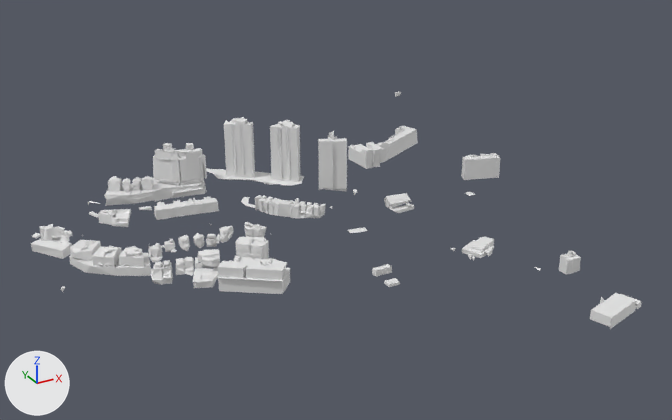
What one commit did to the glTF model assets/tiles/11-SW-11C/lod.glb.
Rendered twice from a camera (50 mm lens) standing at (-2163.0, -1877.0, 472.0) and looking at (-1739.0, -1107.0, 87.0). Arrows for +X, +Y and +Z are at lower left; the lights stay in place. The picture after the commit comes second. Where no turn or scale is listed for an object, it has been applied to the vertices. Vertices at exactly the same position are counted once.

The first picture shows 'buildings' and 1 more.
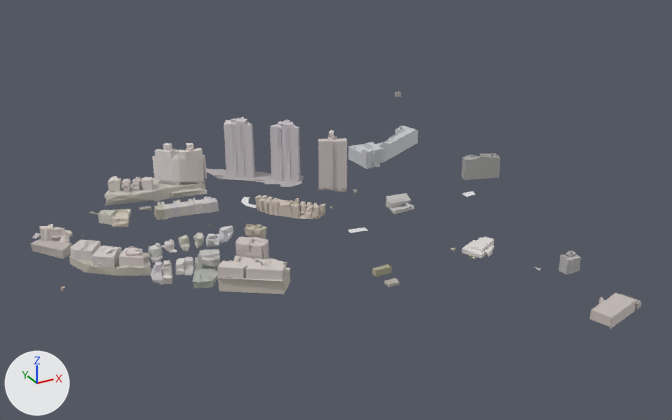
What differs and where, as boxes (x1, y1, x2, y2) in the pictures (672 x 420 px; the box of a moved part takes in the faces that stretch with it):
part 1 of me_buildings, deleted
    before: (88, 201, 250, 257)
part 2 of me_buildings, moved or reshaped
    both: (32, 94, 418, 294)
part 3 of me_buildings, moved or reshaped
    before: (467, 154, 496, 160)
    after: (464, 154, 499, 180)
part 4 of me_buildings, moved or reshaped
    before: (468, 247, 575, 261)
    after: (468, 237, 575, 260)
part 5 of me_buildings, recoloured
    both: (31, 92, 641, 329)

What changed in the scene script:
```text
Add mat_defaultmaterial:
    mat_defaultmaterial = bpy.data.materials.new('DefaultMaterial')
    mat_defaultmaterial.use_nodes = True; mat_defaultmaterial.node_tree.nodes.clear()
    _N = mat_defaultmaterial.node_tree.nodes; _L = mat_defaultmaterial.node_tree.links
    n0 = _N.new('ShaderNodeOutputMaterial'); n0.name = 'Material Output'
    n1 = _N.new('ShaderNodeBsdfPrincipled'); n1.name = 'Principled BSDF'
    n2 = _N.new('ShaderNodeVertexColor'); n2.name = 'Color Attribute'
    _L.new(n1.outputs[0], n0.inputs[0])  # 'BSDF' to 'Surface'
    _L.new(n2.outputs[0], n1.inputs[0])  # 'Color' to 'Base Color'
Change me_buildings:
    used by ob_buildings; location = (-1749.7, -1107.6, 73.7)
    remove me_buildings.from_pydata(...)  # 2803 vertices, 4881 faces; spans x -265.0..265.0, y -212.0..212.0, z -70.0..70.0
    add me_buildings.from_pydata(...)  # 2557 vertices, 4405 faces; spans x -265.0..265.0, y -212.0..212.0, z -70.0..70.0
    me_buildings part 1: 6 loose pieces with 27 vertices, spanning x -196.0..56.0, y 47.0..206.0, z -32.0..60.0, are deleted
    me_buildings part 2: 76 vertices moved from x -251.0..213.0, y -32.0..199.0, z -67.0..66.0 to x -252.0..211.0, y -33.0..200.0, z -67.0..70.0; 590 vertices removed from x -261.0..174.0, y -29.0..207.0, z -52.0..70.0; 370 vertices added at x -261.0..176.0, y -29.0..203.0, z -50.0..69.0
    me_buildings part 3: 1 vertex moved from x 261.0, y 64.0, z -16.0 to x 265.0, y 61.0, z -16.0; 12 vertices removed from x 230.0..260.0, y 59.0..72.0, z 9.0..12.0; 12 vertices added at x 227.0..260.0, y 57.0..73.0, z 8.0..13.0
    me_buildings part 4: 4 vertices moved from x 150.0..249.0, y -95.0..-48.0, z -57.0..-49.0 to x 150.0..249.0, y -95.0..-43.0, z -57.0..-51.0; 6 vertices removed from x 160.0..244.0, y -98.0..-39.0, z -57.0..-49.0; 7 vertices added at x 181.0..245.0, y -100.0..-20.0, z -56.0..-49.0
    me_buildings part 5: 2062 faces spanning x -265.0..265.0, y -212.0..212.0, z -70.0..70.0 switch from no material to mat_defaultmaterial
    other edits to the shape of me_buildings do not show in these pictures
```
